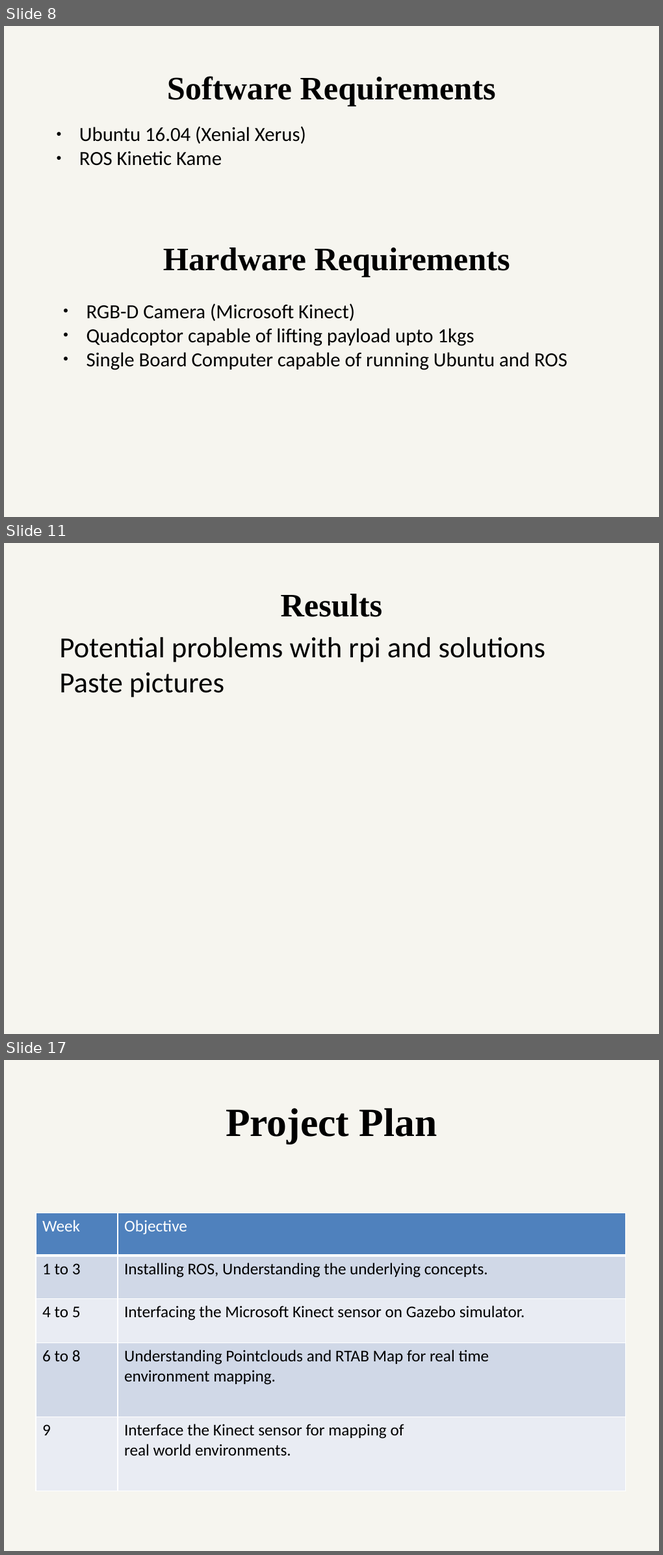
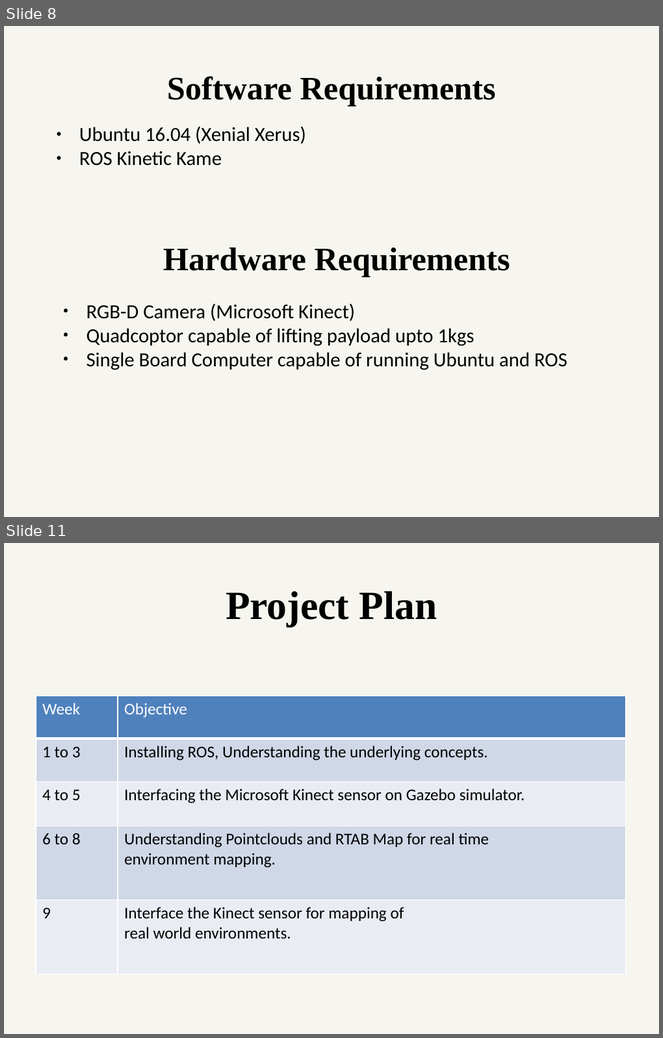
Before and after one commit to ETRX-Batch-2019/Robot-Development-using-ROS, a slide deck: Presentation/4-Aug/Robot-dev-using-ROS.pptx. Shown one above the other, each under a label of ours: slides 8, 11 and 17 before the commit, slides 8 and 11 after it; the slides between them are not shown. The pictures are 663x1555 and 663x1038 pixels, drawn with LibreOffice and Linux fonts; fonts in the diff are those of the drawing. Boxes give left, top, right and bottom in pixels: in the first picture for what was removed or moved away, otherwise in the second. Text is boxed around its words. In the diff, an @@ line names an element or a change of style, - is before the commit and + after.

```diff
--- a/Presentation/4-Aug/Robot-dev-using-ROS.pptx
+++ b/Presentation/4-Aug/Robot-dev-using-ROS.pptx
@@ slide 11 removed at box(4, 543, 659, 1034), background #EEECE1 at 51% opacity @@
@@ text removed at box(281, 594, 383, 617) @@
-Results
@@ text removed at box(59, 637, 546, 698) @@
-Potential problems with rpi and solutions
-Paste pictures
@@ what was slide 17 is now slide 11 @@
```
Also in this commit, not shown: 4 slides changed, 5 other slides removed, 1 other file.
